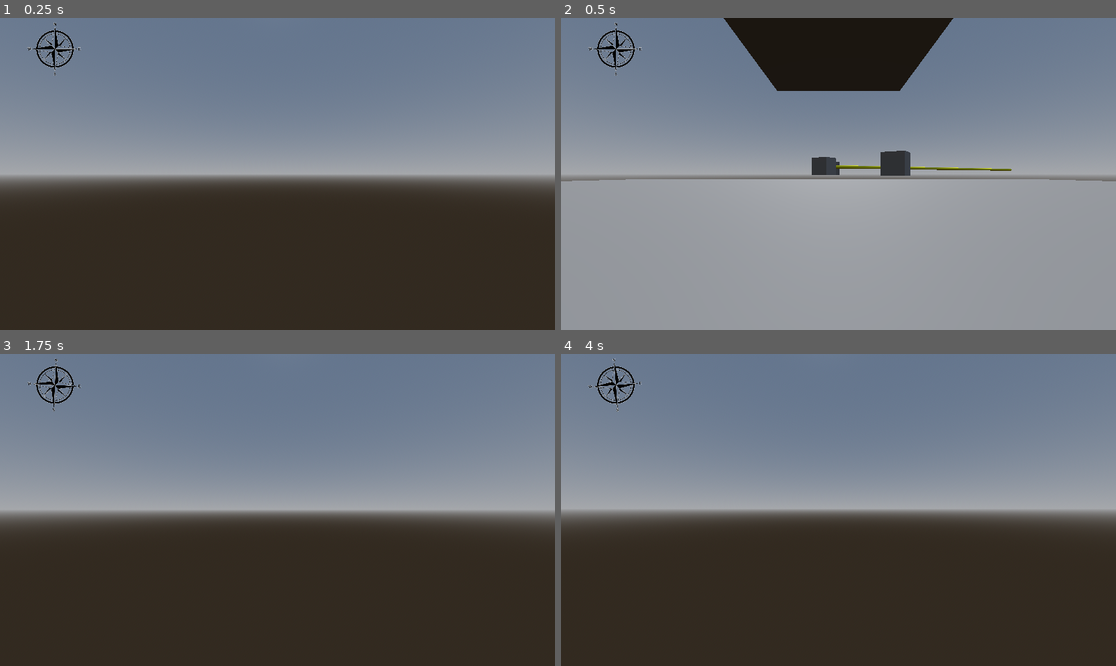
Above: before the commit, frames 1-4 (two rows, left to right).
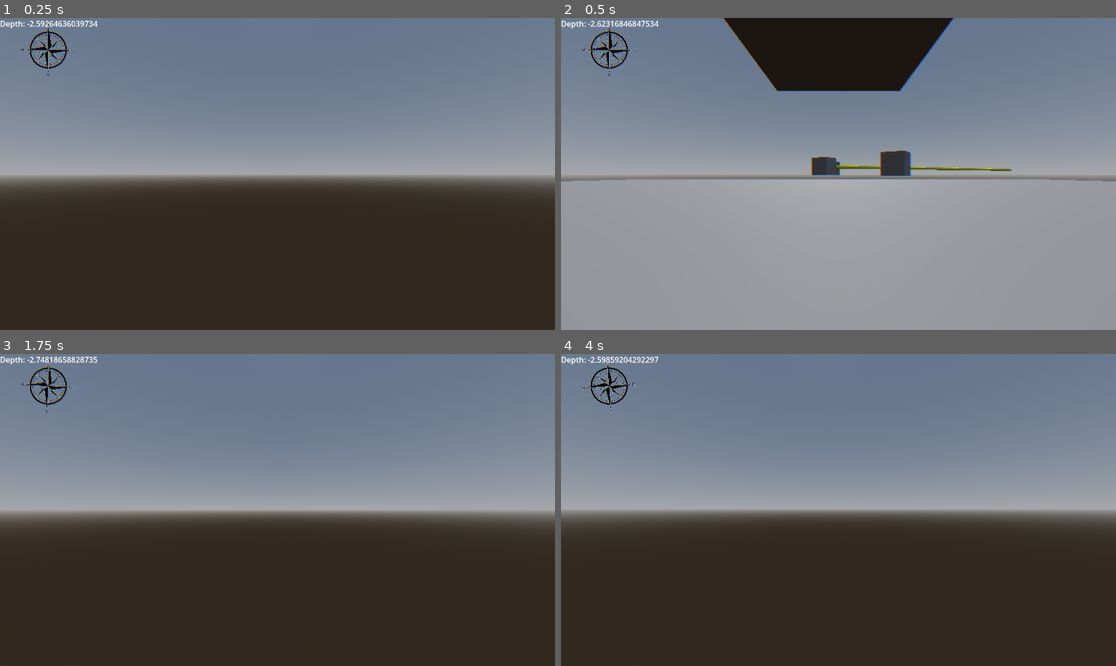
Above: after the commit, the same moments.

Repository: PonderSlime/Mare-Luminis---Juice-Submission
Game: Godot game, scene res://scenes/Test.tscn
The game is run twice, just before and just after one commit, with the same random seed, the same clock (stepped at 60 frames per second) and the same inputs. The project has no main scene, so this scene is started directly.
Inputs (mouse positions are in pixels of both pictures, inside the frame that each line leads up to):
- Up to frame 1 (0.25 s): no input
- Up to frame 2 (0.5 s): no input
- Up to frame 3 (1.75 s): move the mouse to (305, 510) at 0.52 s; hold F (interact) 0.53-1.28 s; hold W (move_forward) from 0.53 s (still down); move the mouse to (249, 510) at 1.27 s; tap F (interact) at 1.35 s
- Up to frame 4 (4 s): keep holding W (move_forward); move the mouse to (849, 503) at 2.02 s; hold F (interact) 2.03-2.78 s; move the mouse to (832, 516) at 2.77 s; tap F (interact) at 2.85 s; move the mouse to (877, 513) at 3.52 s; hold F (interact) from 3.53 s (still down)

The runs differ from the first frame. In frame 1, 0.8% of the frame differs, in the area x 0-18%, y 0-19%; in frame 2, 1.9%, in the area x 0-99%, y 0-53%; in frame 3, 0.8%; in frame 4, 0.8%.

Commit message:
Forgot to commit files for the past day...
I added a pressure warning effect, and started on the inventory system!

Diff:
--- /dev/null
+++ b/mare-luminis/core/scripts/player_core.gd
@@ -0,0 +1,29 @@
+extends Node
+
+@export var player_depth_upgrade_lvl = 0
+
+@export var max_safe_depth = 100.
+@export var depth_damage_rate = 5.
+@export var warning_depth = 80.
+
+var current_depth: float = 0.0
+var taking_damage: bool = false
+var warning: bool = false
+
+func _process(delta: float) -> void:
+	check_depth_pressure(delta)
+
+func check_depth_pressure(delta):
+	if current_depth > max_safe_depth:
+		taking_damage = true
+		apply_depth_damage(delta)
+	elif current_depth < max_safe_depth:
+		taking_damage = false
+	elif current_depth > warning_depth:
+		warning = true
+	elif current_depth < warning_depth:
+		warning = false
+
+func apply_depth_damage(delta):
+	var damage = depth_damage_rate * delta
+	print("Taking depth damage:", damage)  # Replace with actual health system call
--- a/mare-luminis/items/dynamic/player_sub.tscn
+++ b/mare-luminis/items/dynamic/player_sub.tscn
@@ -16,10 +16,6 @@
 camera_boom_origin = NodePath("CameraBoomOrigin")
 
 [node name="PlayerUI" parent="." node_paths=PackedStringArray("camera_boom") instance=ExtResource("2_5ipf0")]
-offset_left = 14.0
-offset_top = -2.0
-offset_right = -1138.0
-offset_bottom = -650.0
 camera_boom = NodePath("../CameraBoomOrigin/BoomOrigin/CameraBoom")
 
 [node name="Mesh" type="Node3D" parent="."]
--- a/mare-luminis/items/dynamic/scripts/player/submarine_controller.gd
+++ b/mare-luminis/items/dynamic/scripts/player/submarine_controller.gd
@@ -19,9 +19,13 @@
 func _ready() -> void:
 	Input.set_mouse_mode(Input.MOUSE_MODE_CAPTURED)
 func _process(delta: float) -> void:
+
 	handle_movement(delta)
 	handle_rotation(delta)
 	apply_buoyancy(delta)
+
+func _physics_process(delta: float) -> void:
+	PlayerCore.current_depth = -global_transform.origin.y
 
 func _input(event: InputEvent) -> void:
 	if event.is_action_pressed("interact"):
--- a/mare-luminis/project.godot
+++ b/mare-luminis/project.godot
@@ -13,6 +13,10 @@
 config/name="Mare Luminis"
 config/features=PackedStringArray("4.4", "Forward Plus")
 config/icon="res://icon.svg"
+
+[autoload]
+
+PlayerCore="*res://core/scripts/player_core.gd"
 
 [global_group]
 
--- /dev/null
+++ b/mare-luminis/ui/inventory/inventory_ui.tscn
@@ -0,0 +1,46 @@
+[gd_scene load_steps=2 format=3 uid="uid://b8qrru7kh7ies"]
+
+[ext_resource type="Script" uid="uid://qu5mhysqmas0" path="res://ui/inventory/scripts/inventory_ui.gd" id="1_6ch5n"]
+
+[node name="InventoryUI" type="Control"]
+layout_mode = 3
+anchors_preset = 15
+anchor_right = 1.0
+anchor_bottom = 1.0
+grow_horizontal = 2
+grow_vertical = 2
+script = ExtResource("1_6ch5n")
+
+[node name="BG" type="ColorRect" parent="."]
+layout_mode = 2
+offset_top = 4.0
+offset_right = 420.0
+offset_bottom = 524.0
+color = Color(0.0823529, 0.109804, 0.00392157, 0)
+
+[node name="MarginContainer" type="MarginContainer" parent="BG"]
+layout_mode = 1
+anchors_preset = 15
+anchor_right = 1.0
+anchor_bottom = 1.0
+grow_horizontal = 2
+grow_vertical = 2
+
+[node name="VBoxContainer" type="VBoxContainer" parent="BG/MarginContainer"]
+layout_mode = 2
+
+[node name="Header" type="HBoxContainer" parent="BG/MarginContainer/VBoxContainer"]
+custom_minimum_size = Vector2(0, 100)
+layout_mode = 2
+
+[node name="Button" type="Button" parent="BG/MarginContainer/VBoxContainer/Header"]
+layout_mode = 2
+text = "header"
+
+[node name="ScrollContainer" type="ScrollContainer" parent="BG/MarginContainer/VBoxContainer"]
+layout_mode = 2
+size_flags_vertical = 3
+
+[node name="GridContainer" type="GridContainer" parent="BG/MarginContainer/VBoxContainer/ScrollContainer"]
+layout_mode = 2
+columns = 6
--- /dev/null
+++ b/mare-luminis/ui/inventory/scripts/inventory_ui.gd
@@ -0,0 +1,23 @@
+extends Control
+
+@onready var slot_scene = preload("res://ui/inventory/slot.tscn")
+@onready var grid_container = $BG/MarginContainer/VBoxContainer/ScrollContainer/GridContainer
+
+var grid_array := []
+
+func _ready() -> void:
+	for i in range(64):
+		create_slot()
+
+func create_slot():
+	var new_slot = slot_scene.instantiate()
+	new_slot.slot_ID = grid_array.size()
+	grid_container.add_child(new_slot)
+	new_slot.slot_entered.connect(_on_slot_mouse_entered)
+	new_slot.slot_exited.connect(_on_slot_mouse_exited)
+
+func _on_slot_mouse_entered():
+	pass
+
+func _on_slot_mouse_exited():
+	pass
--- /dev/null
+++ b/mare-luminis/ui/inventory/scripts/slot.gd
@@ -0,0 +1,12 @@
+extends TextureRect
+
+signal slot_entered(slot)
+signal slot_exited(slot)
+
+@onready var filter = $StatusFilter
+
+var slot_ID
+var is_hovering := false
+enum States {DEFAULT, TAKEN, FREE}
+var state := States.DEFAULT
+var item_stored = null
--- /dev/null
+++ b/mare-luminis/ui/inventory/slot.tscn
@@ -0,0 +1,18 @@
+[gd_scene load_steps=3 format=3 uid="uid://dp2jyklflauap"]
+
+[ext_resource type="Texture2D" uid="uid://630ddhq6ng6a" path="res://ui/inventory/assets/slot.png" id="1_m57sd"]
+[ext_resource type="Script" uid="uid://cr6bh47lywbt5" path="res://ui/inventory/scripts/slot.gd" id="2_fl40y"]
+
+[node name="Slot" type="TextureRect"]
+texture_filter = 1
+texture = ExtResource("1_m57sd")
+script = ExtResource("2_fl40y")
+
+[node name="StatusFilter" type="ColorRect" parent="."]
+layout_mode = 1
+anchors_preset = 15
+anchor_right = 1.0
+anchor_bottom = 1.0
+grow_horizontal = 2
+grow_vertical = 2
+color = Color(1, 1, 1, 0)
--- a/mare-luminis/ui/player/player_ui.tscn
+++ b/mare-luminis/ui/player/player_ui.tscn
@@ -1,18 +1,21 @@
-[gd_scene load_steps=3 format=3 uid="uid://5mphgjfp2sd5"]
+[gd_scene load_steps=5 format=3 uid="uid://5mphgjfp2sd5"]
 
 [ext_resource type="Script" uid="uid://b7sd1njp646m7" path="res://ui/player/scripts/player_ui.gd" id="1_g5tbx"]
 [ext_resource type="Texture2D" uid="uid://460jyuaihecr" path="res://ui/player/assets/compass.png" id="2_g5tbx"]
+[ext_resource type="Shader" uid="uid://cyvsv3ur35liu" path="res://ui/player/shaders/chromatic_abberations.gdshader" id="3_g5tbx"]
 
-[node name="PlayerUI" type="Control"]
-layout_mode = 3
-anchors_preset = 15
-anchor_right = 1.0
-anchor_bottom = 1.0
-grow_horizontal = 2
-grow_vertical = 2
+[sub_resource type="ShaderMaterial" id="ShaderMaterial_g5tbx"]
+shader = ExtResource("3_g5tbx")
+shader_parameter/abberation = 1.0
+shader_parameter/strength = 0.01
+shader_parameter/pulse_speed = 2.5
+shader_parameter/pulse_intensity = 0.5
+
+[node name="PlayerUI" type="CanvasLayer"]
 script = ExtResource("1_g5tbx")
 
 [node name="Compass" type="Control" parent="."]
+layout_mode = 3
 anchors_preset = 0
 offset_right = 40.0
 offset_bottom = 40.0
@@ -24,3 +27,16 @@
 texture = ExtResource("2_g5tbx")
 expand_mode = 2
 stretch_mode = 4
+
+[node name="Warning" type="ColorRect" parent="."]
+material = SubResource("ShaderMaterial_g5tbx")
+anchors_preset = 15
+anchor_right = 1.0
+anchor_bottom = 1.0
+grow_horizontal = 2
+grow_vertical = 2
+
+[node name="Label" type="Label" parent="."]
+offset_right = 40.0
+offset_bottom = 23.0
+text = "Depth:"
--- a/mare-luminis/ui/player/scripts/player_ui.gd
+++ b/mare-luminis/ui/player/scripts/player_ui.gd
@@ -1,13 +1,66 @@
-extends Control
+extends CanvasLayer
 @onready var compass = $Compass/CompassTexture
+@onready var warning_elem = $Warning
+@onready var warning_elem_mat = $Warning.material
 @export var camera_boom: SpringArm3D
+
+@export var normal_pulse_intensity = 0.2
+@export var normal_pulse_speed = 0.5
+@export var warning_pulse_intensity = 0.75
+@export var warning_pulse_speed = 3.0
+@export var damage_pulse_intensity = 2.0
+@export var damage_pulse_speed = 4.0
+
+var pulse_intensity
+var pulse_speed
 
 func _ready() -> void:
 	compass.pivot_offset = compass.size / 2
 
+	pulse_intensity = normal_pulse_intensity
+	pulse_speed = normal_pulse_speed
+	warning_elem_mat.set_shader_parameter("pulse_intensity", pulse_intensity)
+	warning_elem_mat.set_shader_parameter("pulse_speed", pulse_speed)
 func _process(delta: float) -> void:
 	update_compass()
+	if PlayerCore.taking_damage == true:
+		show_pressure_effects()
+	else:
+		hide_pressure_effects()
+	if PlayerCore.warning == true:
+		show_warning_effects()
+		if PlayerCore.taking_damage == true:
+			show_pressure_effects()
+		else:
+			hide_pressure_effects()
+	else:
+		hide_warning_effects()
 
+	$Label.text = "Depth: " + str(PlayerCore.current_depth)
 func update_compass():
 	if compass:
 		compass.rotation_degrees = camera_boom.global_rotation_degrees.y + 180
+
+func show_pressure_effects():
+	pulse_intensity = lerp(pulse_intensity, damage_pulse_intensity, 0.5)
+	pulse_speed = lerp(pulse_speed, damage_pulse_intensity, 0.5)
+	warning_elem_mat.set_shader_parameter("pulse_intensity", pulse_intensity)
+	warning_elem_mat.set_shader_parameter("pulse_speed", pulse_speed)
+
+func hide_pressure_effects():
+	pulse_intensity = lerp(pulse_intensity, normal_pulse_intensity, 0.5)
+	pulse_speed = lerp(pulse_speed, normal_pulse_speed, 0.5)
+	warning_elem_mat.set_shader_parameter("pulse_intensity", pulse_intensity)
+	warning_elem_mat.set_shader_parameter("pulse_speed", pulse_speed)
+
+func show_warning_effects():
+	pulse_intensity = lerp(pulse_intensity, warning_pulse_intensity, 0.5)
+	pulse_speed = lerp(pulse_speed, warning_pulse_speed, 0.5)
+	warning_elem_mat.set_shader_parameter("pulse_intensity", pulse_intensity)
+	warning_elem_mat.set_shader_parameter("pulse_speed", pulse_speed)
+
+func hide_warning_effects():
+	pulse_intensity = lerp(pulse_intensity, normal_pulse_intensity, 0.5)
+	pulse_speed = lerp(pulse_speed, normal_pulse_speed, 0.5)
+	warning_elem_mat.set_shader_parameter("pulse_intensity", pulse_intensity)
+	warning_elem_mat.set_shader_parameter("pulse_speed", pulse_speed)
--- /dev/null
+++ b/mare-luminis/ui/player/shaders/chromatic_abberations.gdshader
@@ -0,0 +1,27 @@
+shader_type canvas_item;
+uniform sampler2D screen_tex : hint_screen_texture, filter_linear;
+uniform float abberation: hint_range(0.0, 1.5, 0.001) = 0.5;
+uniform float strength: hint_range(0.0, 0.1, 0.001) = 0.05;
+uniform float pulse_speed = 5.0;
+uniform float pulse_intensity = 0.5;
+
+void fragment() {
+	vec2 suv = SCREEN_UV;
+	float aspect_ratio = SCREEN_PIXEL_SIZE.y / SCREEN_PIXEL_SIZE.x;
+	vec2 scaled_suv = (suv - vec2(0.0, 0.5)) / vec2(1.0, aspect_ratio) + vec2(0, 0.5);
+	vec2 offset = normalize(scaled_suv) * strength;
+
+	float time_factor = mod(TIME * pulse_speed, 2.0);
+	float heartbeat = exp(-pow(time_factor - 0.3, 2.0) * 10.0) + exp(-pow(time_factor - 1.0, 2.0) * 10.0);
+	float pulse = heartbeat * pulse_intensity;
+
+	vec2 abberation_vec = offset * abberation * (strength + pulse);
+
+	vec4 red = texture(screen_tex, suv - abberation_vec);
+	vec4 green = texture(screen_tex, suv);
+	vec4 blue = texture(screen_tex, suv + abberation_vec);
+
+
+	COLOR = vec4(red.r, green.g, blue.b, 1.0);
+
+}
Not shown, added: mare-luminis/core/scripts/player_core.gd.uid
Binary file added: mare-luminis/ui/inventory/assets/slot.png
Not shown, added: mare-luminis/ui/inventory/assets/slot.png.import
Not shown, added: mare-luminis/ui/inventory/scripts/inventory_ui.gd.uid
Not shown, added: mare-luminis/ui/inventory/scripts/slot.gd.uid
Not shown, added: mare-luminis/ui/player/shaders/chromatic_abberations.gdshader.uid
